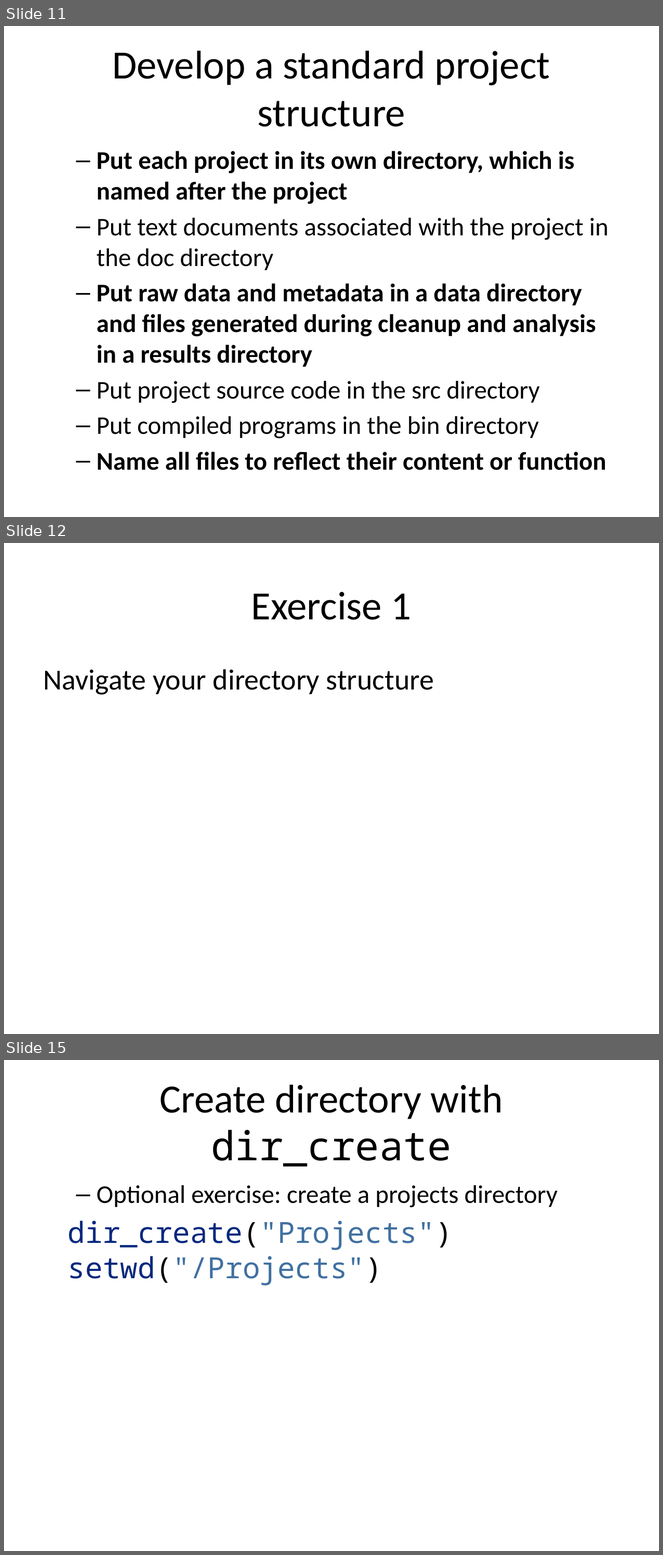
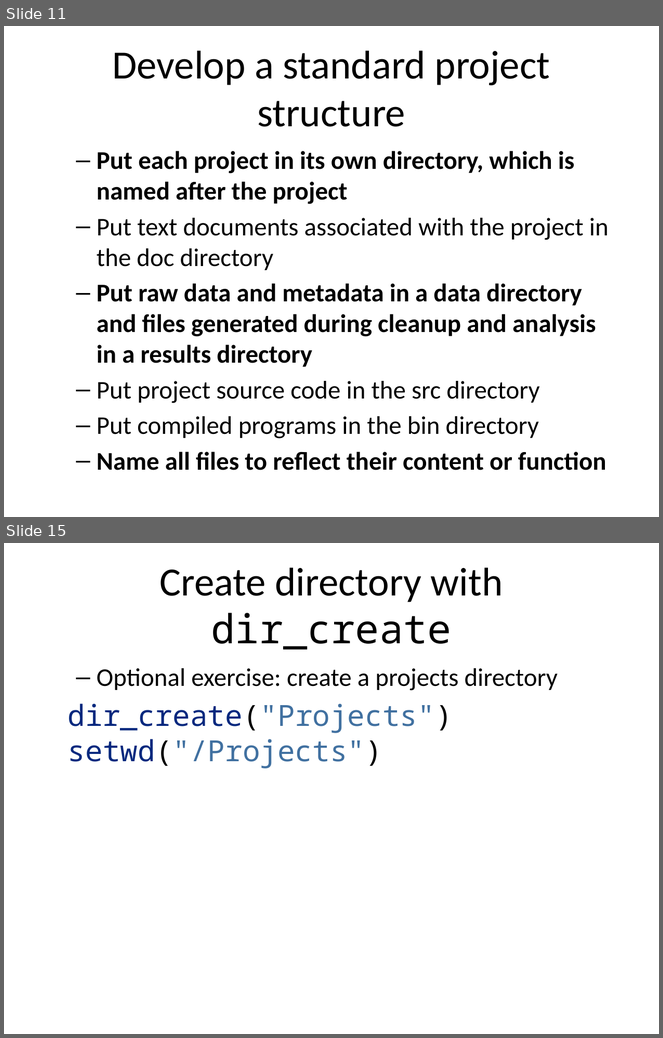
Before and after one commit to pcmathias/MSACL-intermediate-R-course, a slide deck: slides/01---Reproducible-Research.pptx. Shown one above the other, each under a label of ours: slides 11, 12 and 15 before the commit, slides 11 and 15 after it; the slides between them are not shown. The pictures are 663x1555 and 663x1038 pixels, drawn with LibreOffice and Linux fonts; fonts in the diff are those of the drawing. Boxes give left, top, right and bottom in pixels: in the first picture for what was removed or moved away, otherwise in the second. Text is boxed around its words. In the diff, an @@ line names an element or a change of style, - is before the commit and + after.

Commit message:
add text to exercises

```diff
--- a/slides/01---Reproducible-Research.pptx
+++ b/slides/01---Reproducible-Research.pptx
@@ slide 12 removed at [4,543,659,1034], background #FFFFFF @@
@@ title removed at [252,592,412,620] @@
-Exercise 1
@@ text removed at [44,669,434,695] @@
-Navigate your directory structure
```
Also in this commit, not shown: 6 slides changed, 2 slides added, 1 other slide removed, 1 other file.
